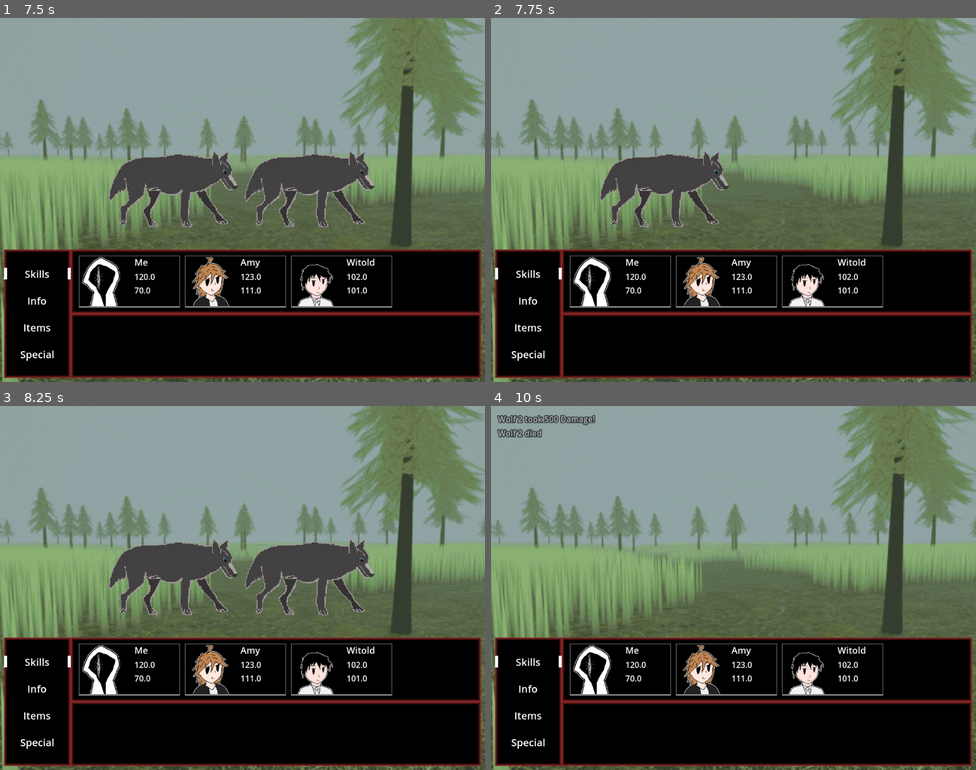
Above: before the commit, frames 1-4 (two rows, left to right).
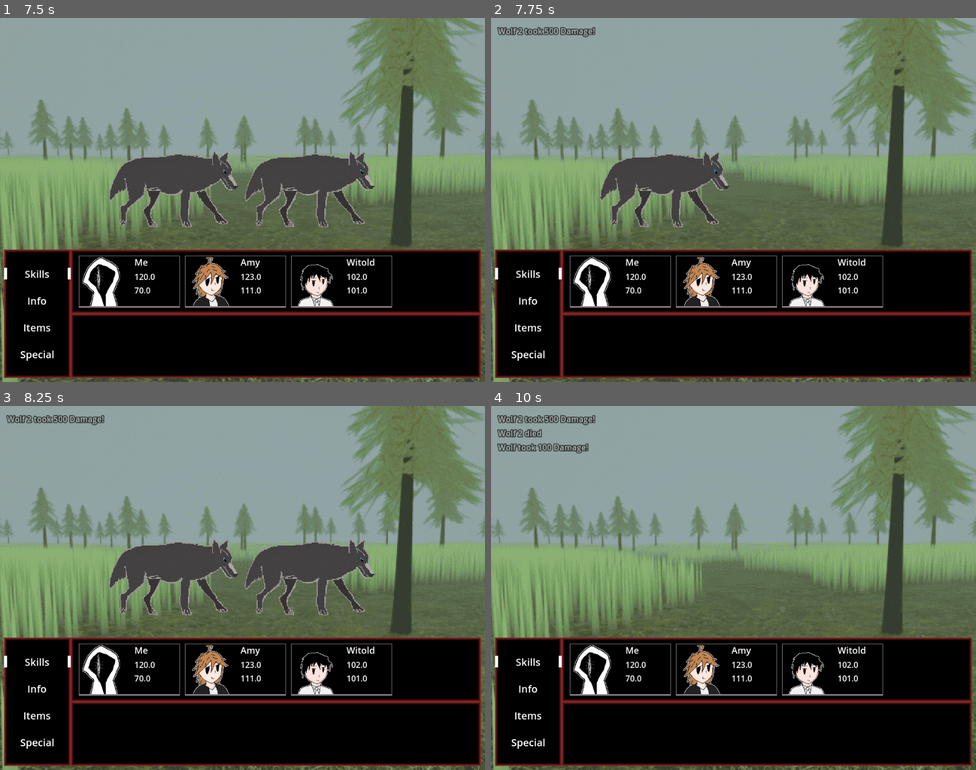
Above: after the commit, the same moments.

Repository: Herosege/PureKillRot
Game: Godot game, scene res://Scenes/fight_scene.tscn
Two runs of this game, one before a commit and one after it. Both use one fixed random seed, a clock stepped at 60 frames per second and the inputs below. This scene is started directly instead of the project's main scene.
Inputs:
- Up to frame 1 (7.5 s): hold Right (move_right) 0.53-1.28 s; tap Z (accept) at 0.6, 1.55, 2, 2.1, 2.75, 2.85, 3.8, 4.25, 4.35, 5.1, 6.05, 6.5, 6.6, 7.35 s; tap Enter at 1.25 s; hold X (back) 1.28-2.03 s; tap Shift (Sprint) at 1.35, 5.85 s; hold Right (move_right) 2.03-2.78 s; hold Up (move_up) 2.78-3.53 s; hold Shift (Sprint) 3.53-4.28 s; hold Left (move_left) 3.53-5.03 s; hold X (back) 5.03-5.78 s; hold Right (move_right) 5.78-6.53 s; hold Up (move_up) 6.53-7.28 s; hold Right (move_right) from 7.28 s (still down)
- Up to frame 2 (7.75 s): keep holding Right (move_right)
- Up to frame 3 (8.25 s): tap Z (accept) at 8 s; release Right (move_right) at 8.03 s; hold X (back) from 8.03 s (still down); hold Shift (Sprint) from 8.03 s (still down)
- Up to frame 4 (10 s): tap Z (accept) at 8.3, 8.85, 9.6 s; release X (back) at 8.78 s; release Shift (Sprint) at 8.78 s; hold Left (move_left) 8.78-9.53 s; hold Up (move_up) from 9.53 s (still down)

Frame 1 is identical in both runs. In frame 2, 0.3% of the frame differs, in the area x 1-22%, y 2-6%; in frame 3, 0.3%; in frame 4, 0.3%.

Commit message:
optimized code to start combining enemy class with character class, now enemies flash after taking damage, moved checking if entity is dead to seperate function

Diff:
--- a/Resources/Customs/Templates/enemy.gd
+++ b/Resources/Customs/Templates/enemy.gd
@@ -4,18 +4,18 @@
 var Name : String
 var Sprites : Array
 
-var Health : float
+var PhysicalHealth : float
 var Skills : Array
 
 var AI
 
 func TakeDamage(Amnt):
-	Health -= Amnt
+	PhysicalHealth -= Amnt
 
 func _init(a,b,c,d,e):
 	Name = a
 	Sprites = b
-	Health = c
+	PhysicalHealth = c
 	Skills = d
 	AI = e
 
--- a/Script/GlobalClasses/EnemyDatabase.gd
+++ b/Script/GlobalClasses/EnemyDatabase.gd
@@ -10,7 +10,7 @@
 	var Abba = Enemy.new(
 		Base.Name,
 		Base.Sprites,
-		Base.Health,
+		Base.PhysicalHealth,
 		Base.Skills,
 		Base.AI
 		)
--- a/Script/fight_scene.gd
+++ b/Script/fight_scene.gd
@@ -63,6 +63,7 @@
 var BattleEnemies = []
 
 #ActionBuffer - [ID,type,target] - type (who to attack)  0:character 1:enemy
+enum IsAttacked {character,enemy}
 var ActionBuffer : Array
 
 #DownTextbox
@@ -364,10 +365,12 @@
 			break
 		if ActionBuffer[i] is not int:
 			var SkillT = ActionBuffer[i]
-			var TargetArray = BattleEnemies if SkillT[1] == 1 else PartyInfo.MainParty
+			var CharaType = SkillT[1]
+			var TargetArray = BattleEnemies if CharaType == 1 else PartyInfo.MainParty
 			var TargetType = SkillT[2] if SkillT[2] <= TargetArray.size()-1 else 0
 			var STimes = SkillDB.GetSkill(SkillT[0]).AnimDuration
 			var Sprts = SkillDB.GetSkill(SkillT[0]).AnimSprites
+			var EnemyType = TargetArray[TargetType]
 			var EnemNode
 
 			if ActionBuffer[i][1] == 1:
@@ -378,13 +381,16 @@
 			SkillUseTimer.start(STimes*1.6)
 
 			AttackTextureAnim(Sprts,STimes,EnemNode.global_position+EnemNode.size/2)
+
 			await SkillUseTimer.timeout
-
+			SkillUse(SkillT,TargetArray,TargetType,EnemyType)
 			DamagedFlashAnim(EnemNode)
+
 			SkillUseTimer.start(0.6)
 			await SkillUseTimer.timeout
 
-			SkillUse(SkillT,TargetArray,TargetType)
+			CheckDeadUpdate(TargetArray,TargetType,EnemyType,CharaType)
+
 			SkillUseTimer.start(0.05)
 			await SkillUseTimer.timeout
 
@@ -406,11 +412,10 @@
 		TempBuf[2] = FightParty[TempBuf[2]]
 		ActionBuffer.append(TempBuf)
 
-func SkillUse(SkillT,TargetArray,TargetType):
+func SkillUse(SkillT,TargetArray,TargetType,EnemyType):
 	var Effect = SkillDB.GetSkill(SkillT[0]).Effect
 	var Vals = SkillDB.GetSkill(SkillT[0]).Values
 
-	var EnemyType = TargetArray[TargetType]
 	match Effect:
 		Enums.TSkill.Damage:
 			if EnemyType is Character:
@@ -423,20 +428,14 @@
 				EnemyType.TakeDamage(Vals[0])
 				var EnemName = str(EnemyType.Name)
 				SignalBus.emit_signal("AnnounceAction",EnemName + " took " + str(Vals[0]) + " Damage!")
-				if EnemyType.PhysicalHealth <= 0:
-					SignalBus.emit_signal("AnnounceAction",EnemName + " died")
-					CharacterDie(TargetType)
-					UpdateProfiles()
+				UpdateProfiles()
 				if CheckPartyMembersDead():
 					BattleEnd(0)
 					return
 			else:
-				EnemyType.TakeDamage(Vals[0])
+				EnemyType.TakeDamage(Vals[0])###tutaj zoptymalizować
 				var EnemName = str(EnemyType.Name) if TargetArray.size() <= 1 else str(EnemyType.Name) + " " + str(TargetType+1)
 				SignalBus.emit_signal("AnnounceAction",EnemName + " took " + str(Vals[0]) + " Damage!")
-				if EnemyType.Health <= 0:
-					SignalBus.emit_signal("AnnounceAction",EnemName + " died")
-					EnemyDie(TargetType)
 				if BattleEnemies.size() == 0:
 					BattleEnd(1)
 					return
@@ -450,6 +449,25 @@
 				return true
 	return false
 
+func CheckDeadUpdate(TargetArray,TargetType,EnemyType,CharaType):
+	var HasDupes = false
+	var TempDup = []
+	for i in TargetArray:
+		if !TempDup.has(i.Name):
+			TempDup.append(i.Name)
+		else:
+			HasDupes = true
+			break
+
+	var EnemName = str(EnemyType.Name) if !HasDupes else str(EnemyType.Name) + " " + str(TargetType+1)
+	if EnemyType.PhysicalHealth <= 0:
+
+		SignalBus.emit_signal("AnnounceAction",EnemName + " died")
+		CharacterDie(TargetType,CharaType)
+		UpdateProfiles()
+
+### SKILL ANIMS ------------------------------------------------------------------------------------
+
 func AttackTextureAnim(Sprites,SpriteTime,EnemNodePos):
 	var CalcTPS = (SpriteTime)/Sprites.size()
 	AttTexture.global_position = EnemNodePos
@@ -467,18 +485,25 @@
 		await TimePerSpites.timeout
 
 ### END STUFF ------------------------------------------------------------------------------------------------------
-
-func EnemyDie(Index):
-	if ActionBuffer.size() >= PartyInfo.MainParty.size() + BattleEnemies.size():
-		ActionBuffer.remove_at(PartyInfo.MainParty.size()+Index)
-	BattleEnemies.remove_at(Index)
-	EnemyList.get_child(Index).queue_free()
-	SelIndexEnemy = 0
-
-func CharacterDie(Index):
-	FightParty.remove_at(FightParty.find(Index))
-	PartyInfo.MainParty[Index].Dead = true
-	CharProfs.get_child(Index).SetDead(true)
+#0-character 1-enemy
+func CharacterDie(Index,Type):
+	match Type:
+		IsAttacked.character:
+			FightParty.remove_at(FightParty.find(Index))
+			PartyInfo.MainParty[Index].Dead = true
+			CharProfs.get_child(Index).SetDead(true)
+			if CheckPartyMembersDead():
+				BattleEnd(0)
+				return
+		IsAttacked.enemy:
+			if ActionBuffer.size() >= PartyInfo.MainParty.size() + BattleEnemies.size():
+				ActionBuffer.remove_at(PartyInfo.MainParty.size()+Index)
+			BattleEnemies.remove_at(Index)
+			EnemyList.get_child(Index).queue_free()
+			SelIndexEnemy = 0
+			if BattleEnemies.size() == 0:
+				BattleEnd(1)
+				return
 
 #0-lose   1-win
 func BattleEnd(type):
